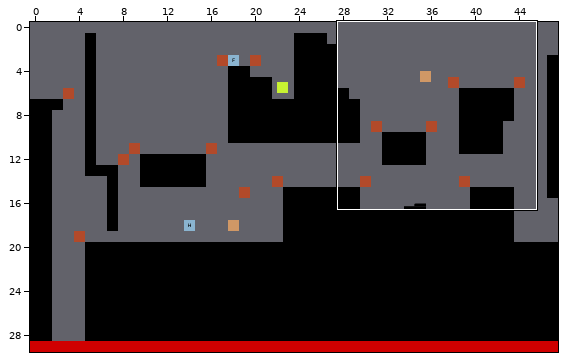
One commit to this Tiled map: maps/level_02.tmx. Above: a wide view before the commit, with the close-up outlined.
Close-up. Earlier state:
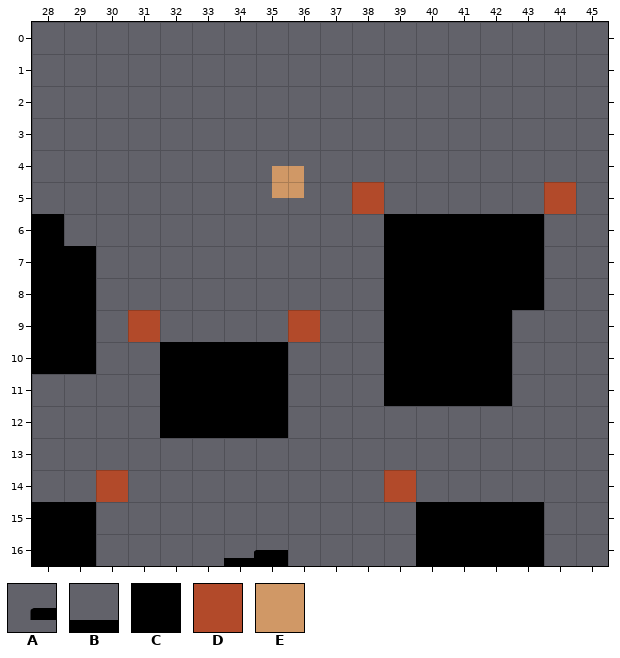
Cells are 64x64 px. Shown: x 28..45, y 0..16. The commit also changed other parts of the map, which this record leaves out.
Key: from "placeholder_test": A 126, B 164; from "tileset": C 78, D 81, E 85.
_ is an empty cell.
Objects are placed by their top-left corner, in cells (3,4 is the top-left corner of cell 3,4); size is 1x1 cell unless given.
Layers that did not change in this view are not listed.
Layer "layer_limits" before, first column x 28:
 0 __________________
 1 __________________
 2 __________________
 3 __________________
 4 __________________
 5 __________D_____D_
 6 __________________
 7 __________________
 8 __________________
 9 ___D____D_________
10 __________________
11 __________________
12 __________________
13 __________________
14 __D________D______
15 __________________
16 __________________
Layer "layer_platforms" before, first column x 28:
 0 __________________
 1 __________________
 2 __________________
 3 __________________
 4 __________________
 5 __________________
 6 C__________CCCCC__
 7 CC_________CCCCC__
 8 CC_________CCCCC__
 9 CC_________CCCC___
10 CC__CCCC___CCCC___
11 ____CCCC___CCCC___
12 ____CCCC__________
13 __________________
14 __________________
15 CC__________CCCC__
16 CC__________CCCC__
Objects on layer "Box" before:
E at 35.5,4.5
Objects on layer "Button" before:
A at 34,16 size 2x1
Objects on layer "ButtonBase" before:
B at 34,16 size 2x1
Once edited:
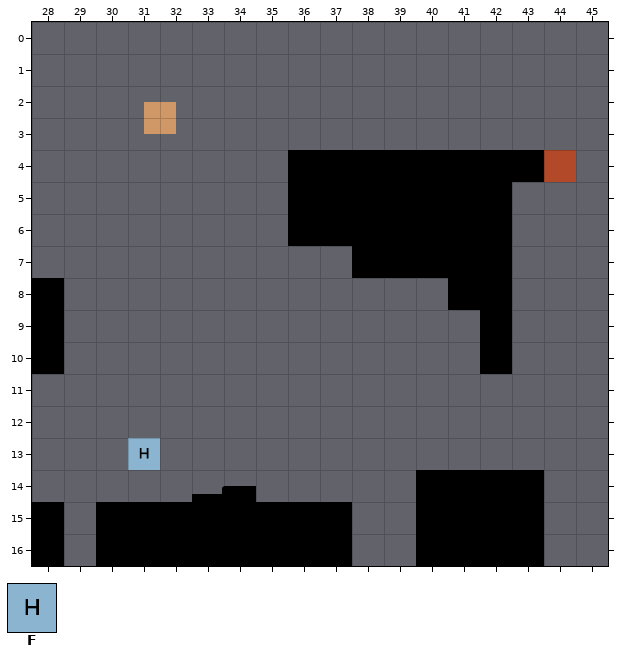
Further tiles: from "tileset": F 56.
Diff:
Changed rows in their new state; . is an unchanged cell.
Layer "layer_limits":
first column x 38:
 4 ......D
 5 _....._
first column x 31:
 9 _...._
first column x 30:
14 _........_
Layer "layer_platforms":
first column x 28:
 4 ........CCCCCCCC
 5 ........CCCCCCC.
 6 _.......CCC...._
 7 __........C...._
 8 ._.........__.._
 9 ._.........___..
10 ._..____...___..
11 ....____...____.
12 ....____........
14 ............CCCC
15 ._CCCCCCCC......
16 ._CCCCCCCC......
Layer "SpawnHog":
changed: outside this view -> F at 31,13
Layer "Box":
changed: E at 35.5,4.5 -> E at 31.5,2.5
Layer "Button":
changed: A at 34,16 size 2x1 -> A at 33,14 size 2x1
Layer "ButtonBase":
changed: B at 34,16 size 2x1 -> B at 33,14 size 2x1
Pixel boxes of the changes (left, top, right, bottom) in both close-ups:
new place: (144, 102, 176, 134)
changed: (32, 150, 576, 566)
